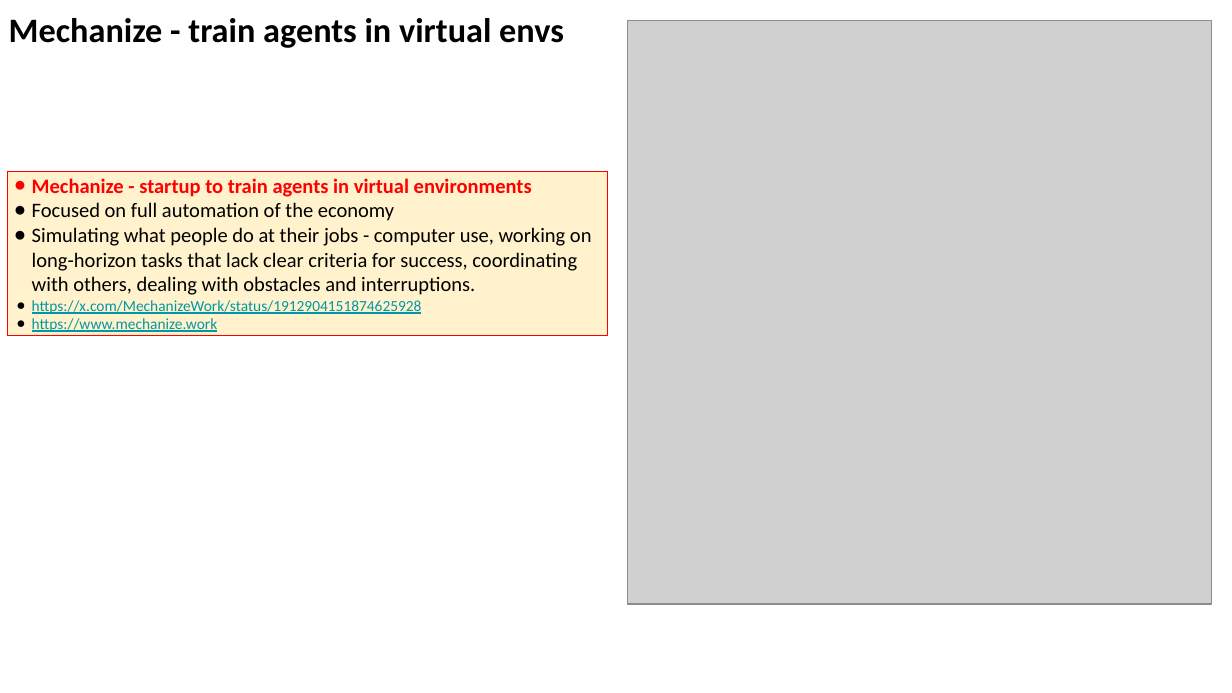
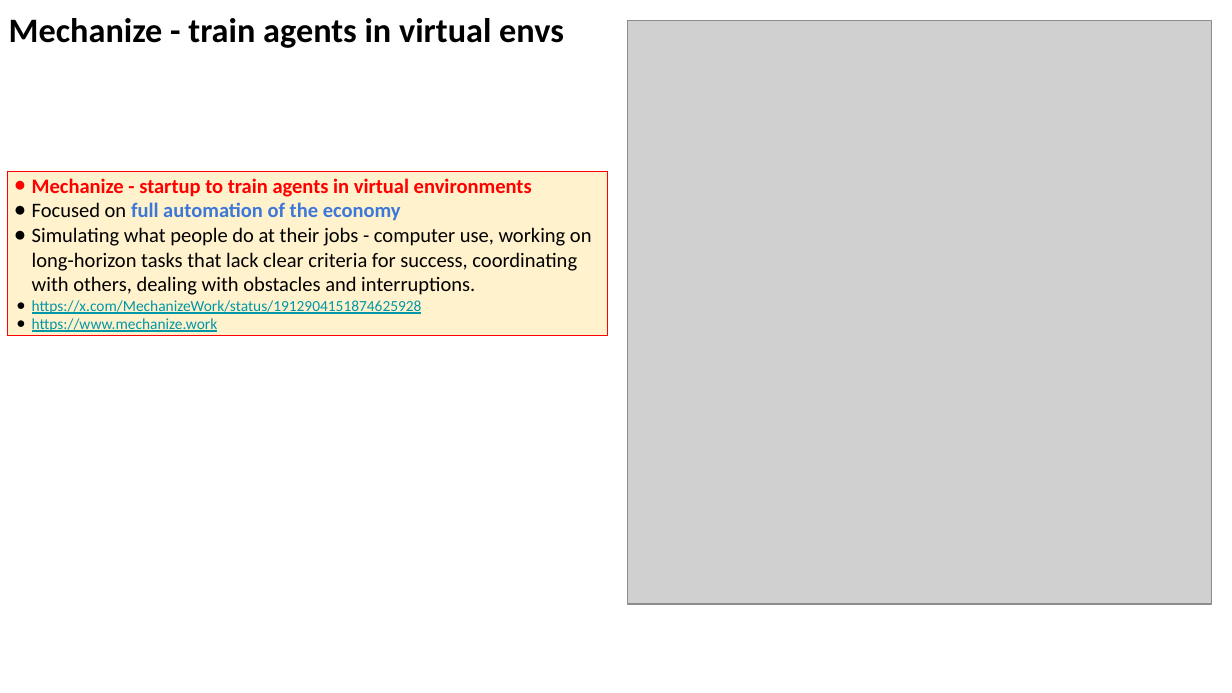
Before and after one commit to lselector/seminar, a slide deck: slide 17 of 2025/2025-04-25-AI-Updates.pptx. Drawn at 1232x693 pixels with LibreOffice and Linux fonts; fonts in the diff are those of the drawing; grey boxes stand for pictures. Boxes give left, top, right and bottom in pixels: in the first picture for what was removed or moved away, otherwise in the second. Text is boxed around its words. In the diff, an @@ line names an element or a change of style, - is before the commit and + after.

```diff
--- a/2025/2025-04-25-AI-Updates.pptx
+++ b/2025/2025-04-25-AI-Updates.pptx
@@ text in rectangle at bbox=[32, 202, 401, 221]: text colour #000000 to #3C78D8, bold on in "full automation of the economy" @@
```
Also in this commit, not shown: 4 other slides changed.
